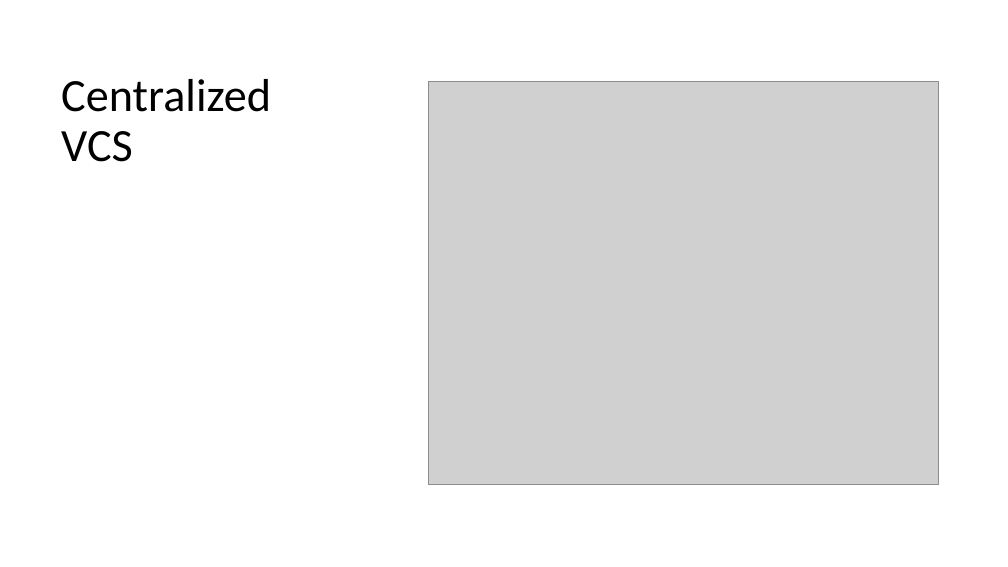
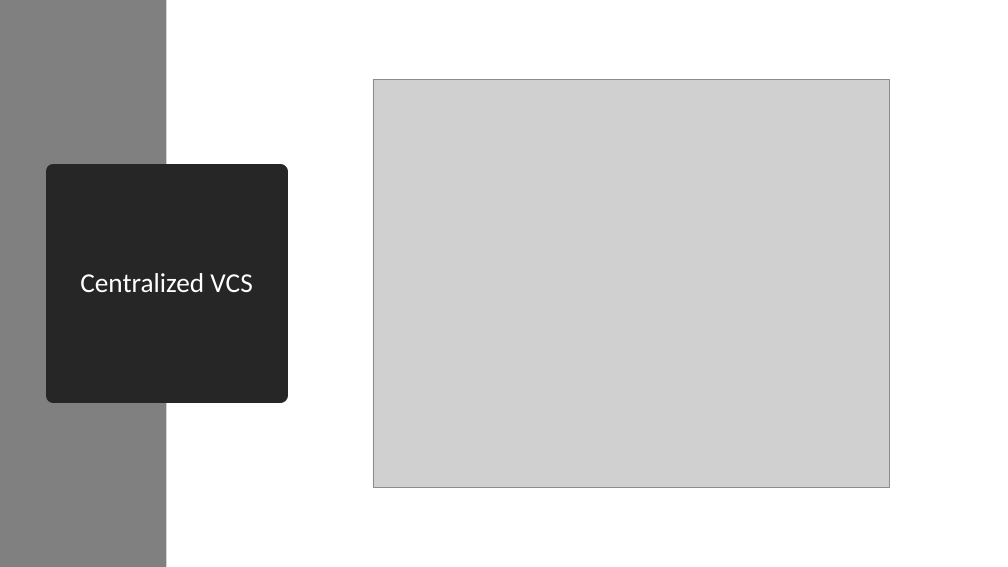
Before and after one commit to niravsh/ptg-gitsession-2017, a slide deck: slide 5 of PennTechnoGrads.pptx. Drawn at 1008x567 pixels with LibreOffice and Linux fonts; fonts in the diff are those of the drawing; grey boxes stand for pictures. Boxes give left, top, right and bottom in pixels: in the first picture for what was removed or moved away, otherwise in the second. Text is boxed around its words. In the diff, an @@ line names an element or a change of style, - is before the commit and + after.

```diff
--- a/PennTechnoGrads.pptx
+++ b/PennTechnoGrads.pptx
@@ rectangle added at [0,0,166,567], fill #808080 @@
@@ picture: place and size @@
-picture at [429,82,939,485]
+picture at [373,79,889,487]
@@ title "Centralized VCS": place and size @@
-title "Centralized VCS" at [61,79,271,162]
+title "Centralized VCS" at [53,172,281,395]
@@ title "Centralized VCS" at [53,172,281,395]: size 44 to 26 pt, text colour #000000 to #FFFFFF; alignment left to centre; fill none to #262626; outline none to #262626 13.75 pt @@
```
Also in this commit, not shown: 5 other slides changed, 9 slides added, 1 slide removed.
